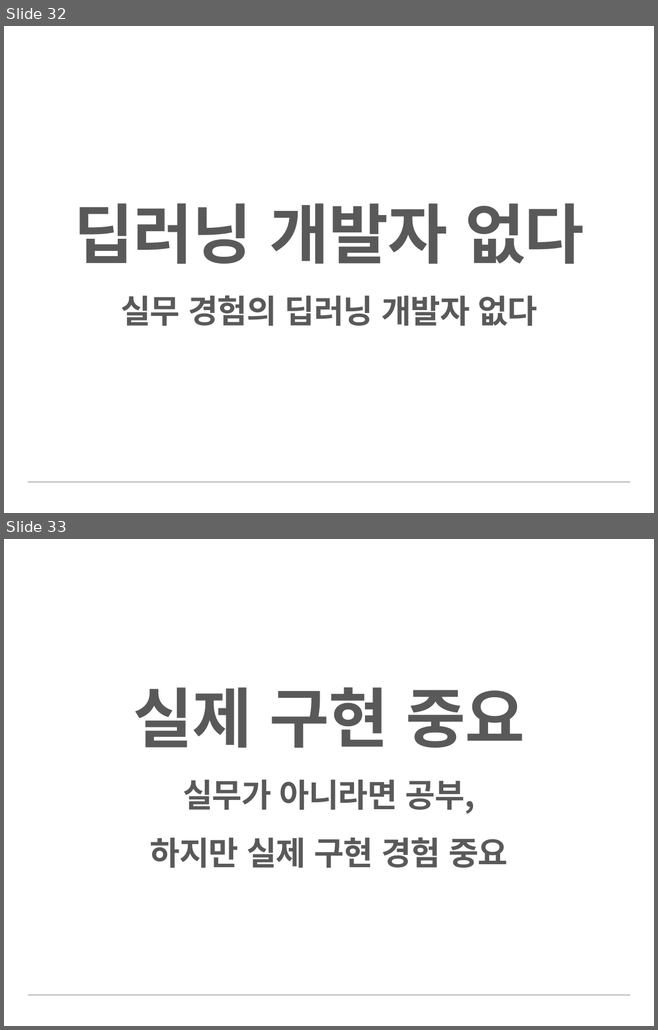
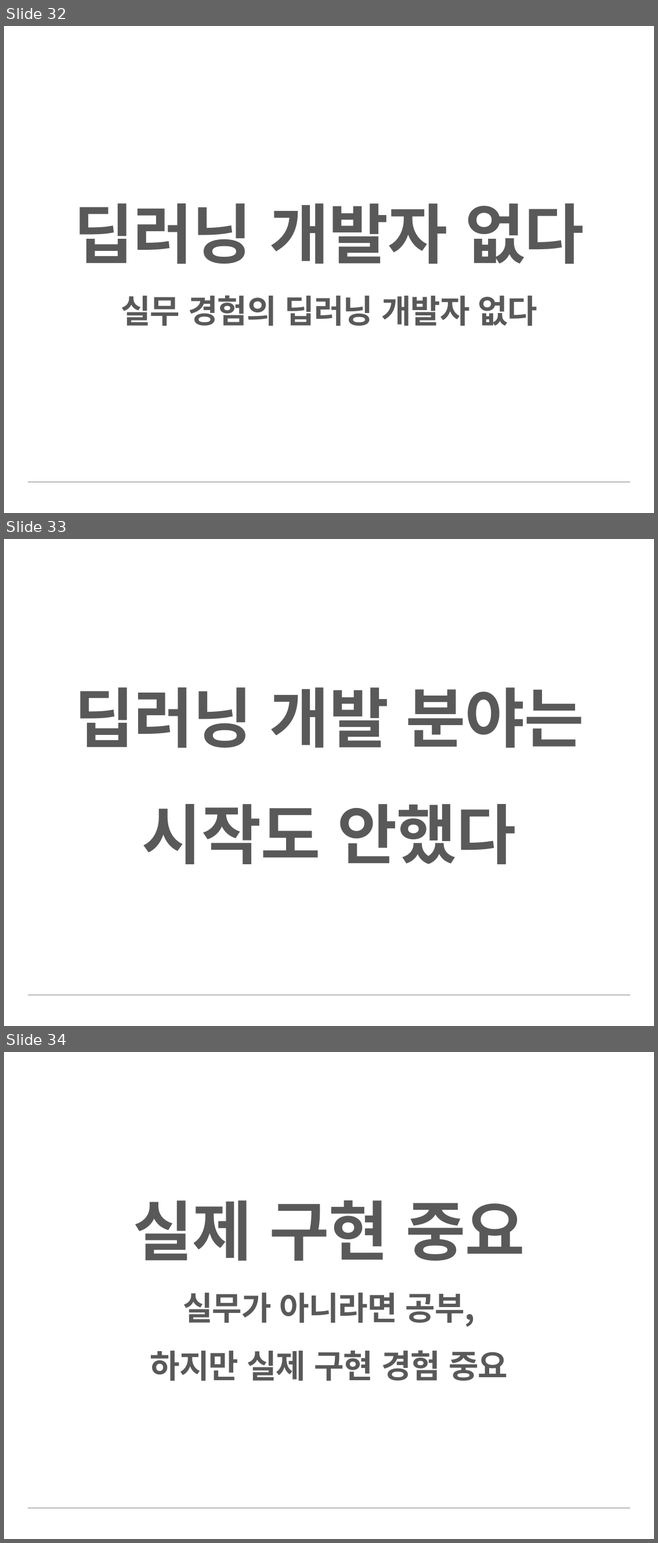
Before and after one commit to dhrim/joongang_mentoring, a slide deck: 교육자료/회사가_원하는_SW개발자_딥러닝개발자.pptx. Shown one above the other, each under a label of ours: slides 32 and 33 before the commit, slides 32, 33 and 34 after it. The pictures are 658x1030 and 658x1543 pixels, drawn with LibreOffice and Linux fonts; fonts in the diff are those of the drawing. Boxes give left, top, right and bottom in pixels: in the first picture for what was removed or moved away, otherwise in the second. Text is boxed around its words. In the diff, an @@ line names an element or a change of style, - is before the commit and + after.

Commit message:
ppt 자료 업데이트

```diff
--- a/교육자료/회사가_원하는_SW개발자_딥러닝개발자.pptx
+++ b/교육자료/회사가_원하는_SW개발자_딥러닝개발자.pptx
@@ slide 33 added at (x1=4, y1=539, x2=654, y2=1026), background #FFFFFF; not listed: 1 template element that a slide beside it also shows @@
@@ title added at (x1=74, y1=687, x2=584, y2=864), 72 pt, text #595959, bold @@
+딥러닝 개발 분야는 시작도 안했다
@@ what was slide 33 is now slide 34 @@
```
